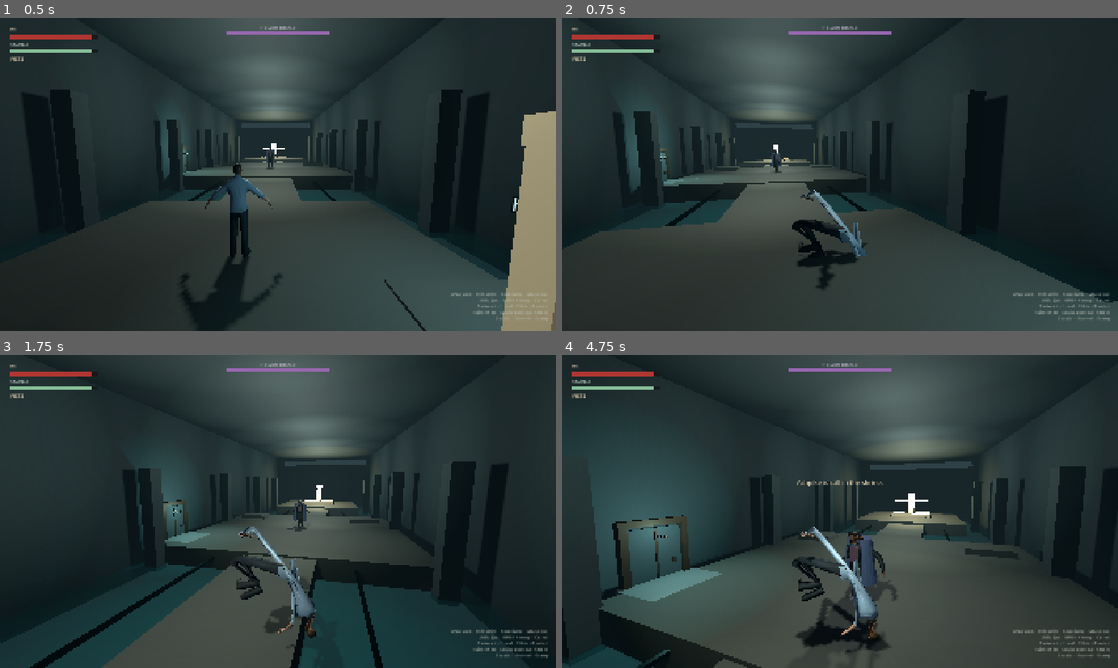
Above: before the commit, frames 1-4 (two rows, left to right).
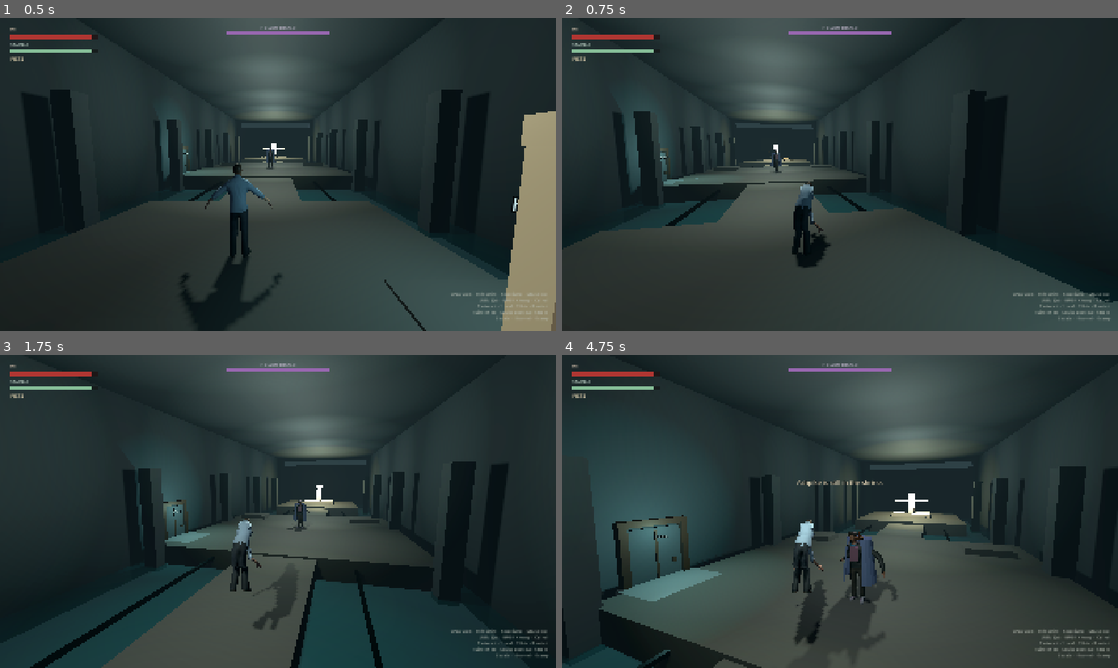
Above: after the commit, the same moments.

Repository: myat93/line7
Game: Godot game, scene res://main.tscn
The game is run twice, just before and just after one commit, with the same random seed, the same clock (stepped at 60 frames per second) and the same inputs.
Inputs (mouse positions are in pixels of both pictures, inside the frame that each line leads up to):
- Up to frame 1 (0.5 s): no input
- Up to frame 2 (0.75 s): tap Enter at 0.5 s; move the mouse to (867, 174) at 0.52 s; hold W (move_forward) from 0.53 s (still down); hold Ctrl (roll) from 0.53 s (still down); click (867, 174) at 0.67 s
- Up to frame 3 (1.75 s): keep holding W (move_forward); tap Space (jump) at 0.77, 1.52 s; tap Shift (sprint) at 0.8, 1.35 s; move the mouse to (250, 511) at 1.27 s; release Ctrl (roll) at 1.28 s; tap Ctrl (roll) at 1.55 s
- Up to frame 4 (4.75 s): keep holding W (move_forward); move the mouse to (851, 505) at 2.02 s; hold 1 (bind_ashpike) 2.03-2.78 s; tap Shift (sprint) at 2.3, 3.8 s; move the mouse to (834, 517) at 2.77 s; tap 2 (bind_fists) at 2.85 s; click (834, 517) at 2.92 s; tap Space (jump) at 3.02, 3.77, 4.52 s; tap Ctrl (roll) at 3.05, 4.55 s; move the mouse to (878, 514) at 3.52 s; hold Right mouse button (heavy_attack) 3.53-4.28 s; move the mouse to (795, 508) at 4.27 s; tap E (interact) at 4.35 s

Frame 1 is identical in both runs. In frame 2, 1.4% of the frame differs, in the area x 41-55%, y 52-87%; in frame 3, 1.9%; in frame 4, 2.6%, in the area x 41-59%, y 52-96%.

Commit message:
Map HE extras through Bip01 hips so lean and punches stay on-mesh.
After the +90° facing align, skeleton +X is chest-forward. Raw
from_euler extras rolled the torso. Convert pitch/yaw/roll through the
hips basis, flip Godot pitch so +X still means forward lean, and keep
jab/heavy/sprint magnitudes inside the IBM skin (no 90° arm snaps).

Co-authored-by: myat93 <myat93@users.noreply.github.com>

Diff:
--- a/characters/he/he.gd
+++ b/characters/he/he.gd
@@ -458,36 +458,35 @@
 
 
 func _pose_sprint() -> void:
-	## Lean on character X (Bip01 local X is roll). No hip position extras —
-	## those slid the 100×-IBM skin. Arms aim along-bone so the A-pose reads
-	## as a run, not a twist.
+	## Modest character-space lean and opposite swing. No aim_along_y —
+	## 90° arm swings stretch the 100×-IBM skin.
 	_pose_idle()
 	var swing := sin(Time.get_ticks_msec() * 0.010)
-	_part_rot("Hips", Vector3(0.16, 0.0, 0.0))
-	_part_rot("Torso", Vector3(0.28, swing * 0.05, 0.0))
-	_part_rot("Head", Vector3(-0.10, 0.0, 0.0))
-	_aim_arm("L_UpperArm", Vector3(0.22, -0.08, -0.72 - swing * 0.42), 0.85)
-	_aim_arm("R_UpperArm", Vector3(-0.22, -0.08, -0.72 + swing * 0.42), 0.85)
-	_part_rot("L_Forearm", Vector3(0.55, 0.0, 0.0))
-	_part_rot("R_Forearm", Vector3(0.55, 0.0, 0.0))
-	_part_rot("L_Thigh", Vector3(swing * 0.48, 0.0, 0.0))
-	_part_rot("R_Thigh", Vector3(-swing * 0.48, 0.0, 0.0))
-	_part_rot("L_Shin", Vector3(maxf(-swing, 0.0) * 0.55, 0.0, 0.0))
-	_part_rot("R_Shin", Vector3(maxf(swing, 0.0) * 0.55, 0.0, 0.0))
+	_part_rot("Hips", Vector3(0.12, 0.0, 0.0))
+	_part_rot("Torso", Vector3(0.18, swing * 0.04, 0.0))
+	_part_rot("Head", Vector3(-0.08, 0.0, 0.0))
+	_part_rot("L_UpperArm", Vector3(0.10, 0.32 + swing * 0.22, 0.06))
+	_part_rot("R_UpperArm", Vector3(0.10, -0.32 - swing * 0.22, -0.06))
+	_part_rot("L_Forearm", Vector3(0.22, 0.0, 0.0))
+	_part_rot("R_Forearm", Vector3(0.22, 0.0, 0.0))
+	_part_rot("L_Thigh", Vector3(swing * 0.32, 0.0, 0.0))
+	_part_rot("R_Thigh", Vector3(-swing * 0.32, 0.0, 0.0))
+	_part_rot("L_Shin", Vector3(maxf(-swing, 0.0) * 0.38, 0.0, 0.0))
+	_part_rot("R_Shin", Vector3(maxf(swing, 0.0) * 0.38, 0.0, 0.0))
 
 
 func _pose_jab() -> void:
-	## Snap: left fist aims MeshRoot −Z on the active frames, then retracts.
+	## Snap: torso yaw + left-arm yaw toward MeshRoot −Z on the active frames.
 	var snap := 1.0 - pow(1.0 - clampf(_state_time / 0.10, 0.0, 1.0), 3.0)
 	if _state_time > 0.20:
 		snap = 1.0 - clampf((_state_time - 0.20) / 0.22, 0.0, 1.0)
 	_pose_idle()
-	_part_rot("Torso", Vector3(0.08, 0.22, 0.0) * snap)
-	_part_rot("Hips", Vector3(0.04, 0.10, 0.0) * snap)
-	_aim_arm("L_UpperArm", Vector3(0.10, 0.06, -1.0), snap)
-	_part_rot("L_Forearm", Vector3(0.12, 0.0, 0.0))
-	_part_rot("L_Fist", Vector3(0.10, 0.0, 0.0) * snap)
-	_aim_arm("R_UpperArm", Vector3(-0.45, -0.15, -0.35), 0.35)
+	_part_rot("Torso", Vector3(0.06, 0.18, 0.0) * snap)
+	_part_rot("Hips", Vector3(0.03, 0.08, 0.0) * snap)
+	_part_rot("L_UpperArm", Vector3(0.12, 0.58, 0.10) * snap)
+	_part_rot("L_Forearm", Vector3(0.18, 0.0, 0.0) * snap)
+	_part_rot("L_Fist", Vector3(0.08, 0.0, 0.0) * snap)
+	_part_rot("R_UpperArm", Vector3(0.06, -0.10, -0.08))
 
 
 func _pose_heavy() -> void:
@@ -496,50 +495,51 @@
 	if _state_time < wind:
 		var coil := clampf(_state_time / maxf(wind, 0.05), 0.0, 1.0)
 		coil = coil * coil
-		_part_rot("Torso", Vector3(0.10, -0.28, 0.04) * coil)
-		_part_rot("Hips", Vector3(-0.06, -0.12, 0.0) * coil)
-		_part_rot("Head", Vector3(0.06, -0.14, 0.0) * coil)
-		_aim_arm("R_UpperArm", Vector3(-0.35, 0.72, 0.42), coil)
-		_part_rot("R_Forearm", Vector3(0.85, 0.0, 0.0) * coil)
-		_aim_arm("L_UpperArm", Vector3(0.40, -0.10, -0.25), 0.25 * coil)
+		_part_rot("Torso", Vector3(0.06, -0.16, 0.03) * coil)
+		_part_rot("Hips", Vector3(-0.04, -0.08, 0.0) * coil)
+		_part_rot("Head", Vector3(0.04, -0.10, 0.0) * coil)
+		_part_rot("R_UpperArm", Vector3(-0.28, 0.42, -0.16) * coil)
+		_part_rot("R_Forearm", Vector3(0.40, 0.0, 0.0) * coil)
+		_part_rot("L_UpperArm", Vector3(0.08, 0.10, 0.08) * coil)
 	else:
 		var commit := 1.0 - pow(1.0 - clampf((_state_time - wind) / 0.12, 0.0, 1.0), 2.0)
 		if _state_time > wind + 0.16:
 			commit = 1.0 - clampf((_state_time - wind - 0.16) / 0.36, 0.0, 1.0) * 0.55
-		_part_rot("Torso", Vector3(0.20, 0.24, 0.0) * commit)
-		_part_rot("Hips", Vector3(0.10, 0.12, 0.0) * commit)
-		_aim_arm("R_UpperArm", Vector3(-0.08, 0.04, -1.0), commit)
-		_part_rot("R_Forearm", Vector3(0.10, 0.0, 0.0))
-		_part_rot("R_Fist", Vector3(0.12, 0.0, 0.0) * commit)
-		_aim_arm("L_UpperArm", Vector3(0.35, -0.05, -0.20), 0.30)
+		_part_rot("Torso", Vector3(0.12, 0.16, 0.0) * commit)
+		_part_rot("Hips", Vector3(0.06, 0.08, 0.0) * commit)
+		_aim_arm("R_UpperArm", Vector3(-0.12, 0.05, -1.0), commit * 0.38)
+		_part_rot("R_Forearm", Vector3(0.08, 0.0, 0.0))
+		_part_rot("R_Fist", Vector3(0.08, 0.0, 0.0) * commit)
+		_part_rot("L_UpperArm", Vector3(0.06, 0.08, 0.10))
 
 
 func _pose_roll() -> void:
+	## Crouch-tuck, not a full somersault — large hip extras crumple the IBM skin.
 	var tuck := 1.0
 	if _state_time > 0.26:
 		tuck = 1.0 - clampf((_state_time - 0.26) / 0.14, 0.0, 1.0)
 	_pose_idle()
-	_part_rot("Hips", Vector3(1.15, 0.0, 0.0) * tuck)
-	_part_rot("Torso", Vector3(0.70, 0.0, 0.0) * tuck)
-	_part_rot("Head", Vector3(0.28, 0.0, 0.0) * tuck)
-	_part_rot("L_Thigh", Vector3(-1.15, 0.0, 0.08) * tuck)
-	_part_rot("R_Thigh", Vector3(-1.22, 0.0, -0.08) * tuck)
-	_part_rot("L_Shin", Vector3(1.35, 0.0, 0.0) * tuck)
-	_part_rot("R_Shin", Vector3(1.28, 0.0, 0.0) * tuck)
-	_aim_arm("L_UpperArm", Vector3(0.35, 0.15, 0.55), tuck)
-	_aim_arm("R_UpperArm", Vector3(-0.35, 0.15, 0.55), tuck)
-	_part_rot("L_Forearm", Vector3(0.85, 0.0, 0.0) * tuck)
-	_part_rot("R_Forearm", Vector3(0.85, 0.0, 0.0) * tuck)
+	_part_rot("Hips", Vector3(0.38, 0.0, 0.0) * tuck)
+	_part_rot("Torso", Vector3(0.28, 0.0, 0.0) * tuck)
+	_part_rot("Head", Vector3(0.14, 0.0, 0.0) * tuck)
+	_part_rot("L_Thigh", Vector3(-0.48, 0.0, 0.05) * tuck)
+	_part_rot("R_Thigh", Vector3(-0.50, 0.0, -0.05) * tuck)
+	_part_rot("L_Shin", Vector3(0.55, 0.0, 0.0) * tuck)
+	_part_rot("R_Shin", Vector3(0.52, 0.0, 0.0) * tuck)
+	_part_rot("L_UpperArm", Vector3(0.35, 0.22, 0.18) * tuck)
+	_part_rot("R_UpperArm", Vector3(0.35, -0.22, -0.18) * tuck)
+	_part_rot("L_Forearm", Vector3(0.35, 0.0, 0.0) * tuck)
+	_part_rot("R_Forearm", Vector3(0.35, 0.0, 0.0) * tuck)
 
 
 func _pose_jump() -> void:
 	_pose_idle()
-	_part_rot("Hips", Vector3(-0.10, 0.0, 0.0))
-	_part_rot("Torso", Vector3(-0.06, 0.0, 0.0))
-	_part_rot("Head", Vector3(-0.08, 0.0, 0.0))
-	_aim_arm("L_UpperArm", Vector3(0.40, 0.75, -0.15), 0.80)
-	_aim_arm("R_UpperArm", Vector3(-0.40, 0.75, -0.15), 0.80)
-	_part_rot("L_Forearm", Vector3(0.35, 0.0, 0.0))
-	_part_rot("R_Forearm", Vector3(0.35, 0.0, 0.0))
-	_part_rot("L_Thigh", Vector3(-0.22, 0.0, 0.06))
-	_part_rot("R_Thigh", Vector3(0.12, 0.0, -0.06))
+	_part_rot("Hips", Vector3(-0.08, 0.0, 0.0))
+	_part_rot("Torso", Vector3(-0.05, 0.0, 0.0))
+	_part_rot("Head", Vector3(-0.06, 0.0, 0.0))
+	_part_rot("L_UpperArm", Vector3(-0.22, 0.18, 0.12))
+	_part_rot("R_UpperArm", Vector3(-0.22, -0.18, -0.12))
+	_part_rot("L_Forearm", Vector3(0.18, 0.0, 0.0))
+	_part_rot("R_Forearm", Vector3(0.18, 0.0, 0.0))
+	_part_rot("L_Thigh", Vector3(-0.16, 0.0, 0.04))
+	_part_rot("R_Thigh", Vector3(0.10, 0.0, -0.04))
--- a/core/mesh_pose_rig.gd
+++ b/core/mesh_pose_rig.gd
@@ -86,14 +86,18 @@
 
 
 func set_char_rot(part_name: String, extra: Vector3) -> void:
-	## Pitch / yaw / roll in skeleton space (X right, Y up, −Z forward).
-	## Bip01 hips +X is character forward, so bone-local X extras rolled the
-	## torso instead of leaning. Character-space extras keep sprint/jab readable.
+	## Pitch / yaw / roll in Godot character space (X right, Y up, −Z forward).
+	## After the +90° Bip01 align, skeleton +X is chest-forward, so a raw
+	## from_euler in skeleton space rolled the torso. Map extras through hips.
 	if skeleton and _bones.has(part_name):
 		var idx: int = _bones[part_name]
 		var parent_b := _parent_rest_basis(idx)
 		var rest_global: Basis = _rest_global.get(part_name, skeleton.get_bone_rest(idx).basis)
-		var extra_b := Basis.from_euler(extra)
+		var char_b := _char_basis()
+		## Godot +X pitch tilts up toward +Z (back). Box extras used +X as
+		## forward lean, so flip pitch here and keep he.gd numbers readable.
+		var godot_extra := Vector3(-extra.x, extra.y, extra.z)
+		var extra_b := char_b * Basis.from_euler(godot_extra) * char_b.inverse()
 		var new_local := parent_b.inverse() * extra_b * rest_global
 		skeleton.set_bone_pose_rotation(idx, new_local.get_rotation_quaternion())
 		return
@@ -101,7 +105,8 @@
 
 
 func aim_along_y(part_name: String, char_dir: Vector3, weight: float = 1.0) -> void:
-	## Swing the bone so rest +Y (Bip01 along-bone) points at char_dir.
+	## Swing the bone so rest +Y (Bip01 along-bone) points at a Godot
+	## character-space direction (X right, Y up, −Z forward).
 	if skeleton == null or not _bones.has(part_name):
 		return
 	if char_dir.length() < 0.05 or weight <= 0.001:
@@ -109,10 +114,9 @@
 	var idx: int = _bones[part_name]
 	var rest_global: Basis = _rest_global.get(part_name, skeleton.get_bone_rest(idx).basis)
 	var current_y := rest_global.y.normalized()
-	var want := char_dir.normalized()
+	var want := (_char_basis() * char_dir).normalized()
 	var swing := Basis.IDENTITY
-	var align := current_y.dot(want)
-	if align < 0.999:
+	if current_y.dot(want) < 0.999:
 		var axis := current_y.cross(want)
 		if axis.length() < 0.001:
 			axis = rest_global.x
@@ -167,6 +171,15 @@
 	if skeleton == null or not _bones.has("Hips"):
 		return Vector3.ZERO
 	return bone_world_axis("Hips", 0)
+
+
+func _char_basis() -> Basis:
+	## Godot character basis expressed in skeleton space.
+	## Bip01 hips: +X chest-forward, +Y up, +Z left → right / up / back.
+	if _rest_global.has("Hips"):
+		var hips: Basis = _rest_global["Hips"]
+		return Basis((-hips.z).normalized(), hips.y.normalized(), (-hips.x).normalized())
+	return Basis(Vector3(0.0, 0.0, -1.0), Vector3.UP, Vector3(-1.0, 0.0, 0.0))
 
 
 func _cache_rest_globals() -> void:
--- a/tools/play_sim.gd
+++ b/tools/play_sim.gd
@@ -102,29 +102,37 @@
 		_fail("HE realistic Skeleton3D bones (Hips / L_Fist) were not imported.")
 	else:
 		_assert_visible_body(he, "HE")
-		var idle_q := he._rig.bone_pose_rotation("L_UpperArm")
+		he.state = HE.State.FREE
+		he._sprinting = false
+		he._update_visual_pose()
+		var idle_l := he._rig.bone_pose_rotation("L_UpperArm")
+		var idle_r := he._rig.bone_pose_rotation("R_UpperArm")
+		var idle_l_fwd := he._rig.bone_world_axis("L_UpperArm", 1).dot(mesh_fwd)
+		var idle_r_fwd := he._rig.bone_world_axis("R_UpperArm", 1).dot(mesh_fwd)
 		he.state = HE.State.ATTACK
 		he._attack = Combat.fists_light()
 		he._state_time = 0.12
 		he._update_visual_pose()
 		var jab_q := he._rig.bone_pose_rotation("L_UpperArm")
-		if idle_q.is_equal_approx(jab_q):
+		if idle_l.is_equal_approx(jab_q):
 			_fail("HE jab must rotate L_UpperArm off the A-pose rest.")
-		var jab_arm := he._rig.bone_world_axis("L_UpperArm", 1)
-		if jab_arm.dot(mesh_fwd) < 0.40:
-			_fail("HE jab L_UpperArm does not point along MeshRoot forward.")
-		he.state = HE.State.ATTACK
+		var jab_fwd := he._rig.bone_world_axis("L_UpperArm", 1).dot(mesh_fwd)
+		if jab_fwd < idle_l_fwd + 0.08:
+			_fail("HE jab L_UpperArm must swing toward MeshRoot forward.")
 		he._attack = Combat.fists_heavy()
 		he._state_time = 0.40
 		he._update_visual_pose()
-		var heavy_arm := he._rig.bone_world_axis("R_UpperArm", 1)
-		if heavy_arm.dot(mesh_fwd) < 0.40:
-			_fail("HE heavy R_UpperArm does not commit along MeshRoot forward.")
+		var heavy_q := he._rig.bone_pose_rotation("R_UpperArm")
+		if idle_r.is_equal_approx(heavy_q):
+			_fail("HE heavy must rotate R_UpperArm off the A-pose rest.")
+		var heavy_fwd := he._rig.bone_world_axis("R_UpperArm", 1).dot(mesh_fwd)
+		if heavy_fwd < idle_r_fwd + 0.08:
+			_fail("HE heavy R_UpperArm must commit toward MeshRoot forward.")
 		he.state = HE.State.FREE
 		he._sprinting = true
 		he._update_visual_pose()
 		var sprint_up := he._rig.bone_world_axis("Torso", 1)
-		if sprint_up.dot(mesh_fwd) < 0.12:
+		if sprint_up.dot(mesh_fwd) < 0.10:
 			_fail("HE sprint must lean the torso toward move forward.")
 		he._sprinting = false
 		he._update_visual_pose()
